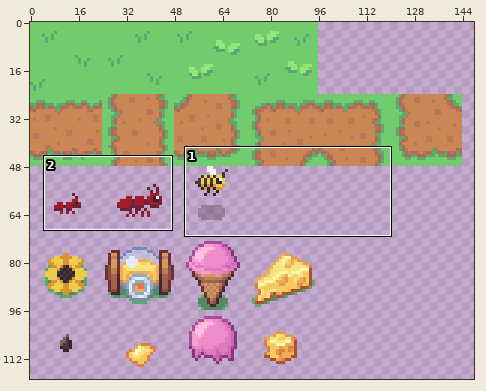
Two versions of one sprite sheet, assets/spritesheet.png. The picture above shows the old version from afar; the outline marks the close-up.
Close-up. Before the commit:
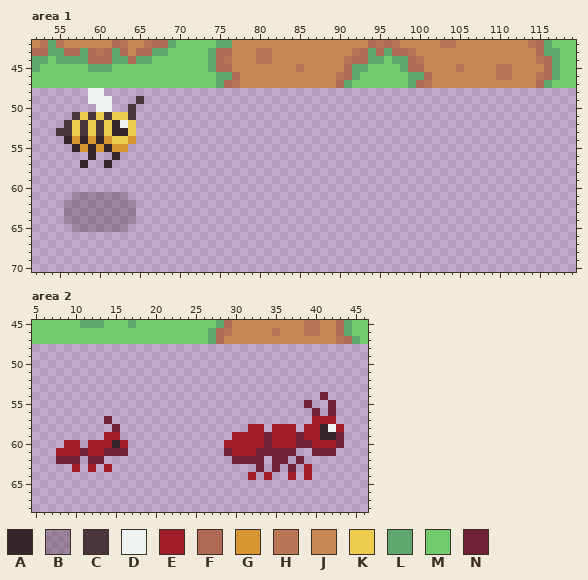
The file is 192x192 pixels. Shown: area 1: x 52..119, y 42..70; area 2: x 5..46, y 45..68. The wide view leaves out empty margins.
Palette (. is transparent): A #33252c  B #3a273149  C #4b353d  D #ecf3f2  E #a21d2a  F #af6955  G #d89534  H #bb7755  J #c88754  K #eecc4c  L #5fa66f  M #70cc6d  N #702137
Pixels before, area 1, first column x 52:
42 JHLHJJJJJJFHJJHFFLMMMMMLLJJJJJJJJJJJJJJJJJFHFHJJJJJHHJJJJJJJJJHFLMMM
43 FFLLFFLFHFLFJFFLLMMMMMLFFJJJHHJJJJJJJJJJHFLFLFFHJJJJJJJJJJJJJJJFLLMM
44 LLMLLLLFFFLLFLLMMMMMMMLFHJJJHHJJJJJJJJJHFFLLMLLFHJJJJJJJJJJJJJJHFLMM
45 LMMMMMMLLLMMMMMMMMMMMMLFFJJJJJJJJHJJJJJFLLMMMMLFFJJJJHJJJJHHJJJJFLMM
46 MMMMMMMMMMMMMMMMMMMMMMMLLFJJJJJJJJJJJJHFLMMMMMMLLFJJJJJJJJHHJJJHFLMM
47 MMMMMMMMMMMMMMMMMMMMMMMLFHJJJJJJJJJJJJFLMMMMMMMLFHJJJJJJJJJJJJJFLMMM
48 .......DD...........................................................
49 .......DDD...C......................................................
50 ........DD..C.......................................................
51 .....CKCKCKKC.......................................................
52 ....CKCKCKADK.......................................................
53 ...CCKCKCKAAK.......................................................
54 ....AGAGAGKKG.......................................................
55 .....AGAGAGG........................................................
56 .......A..A.........................................................
57 ......A..A..........................................................
58 ....................................................................
59 ....................................................................
60 ....................................................................
61 .....BBBBBBB........................................................
62 ....BBBBBBBBB.......................................................
63 ....BBBBBBBBB.......................................................
64 ....BBBBBBBBB.......................................................
65 .....BBBBBBB........................................................
Pixels before, area 2, first column x 5:
45 MMMMMMLLLMMMLMMMMMMMMMMLFJJJJJJJJJHHJJFLMM
46 MMMMMMMMMMMMMMMMMMMMMMLFHJJJJJHJJJHHJJFLMM
47 MMMMMMMMMMMMMMMMMMMMMMLFJJJJJJJJJJJJJJHFLM
48 ..........................................
49 ..........................................
50 ..........................................
51 ..........................................
52 ..........................................
53 ..........................................
54 ....................................N.....
55 ..................................N..N....
56 ...................................N.N....
57 .........N.........................EEE....
58 ..........N................EE.EEE.EEADE...
59 .........EE..............EEEENEEENEEAAN...
60 ....EE.EEEAE............EEEEENEEENNEEEN...
61 ...EEENEENNN............NEEENNNNN..NNN....
62 ...NNN.NN................NNNN.NN.N........
63 .....E.E.E..................N.N.N.E.......
64 ...........................E.E..E.E.......
Now the later version:
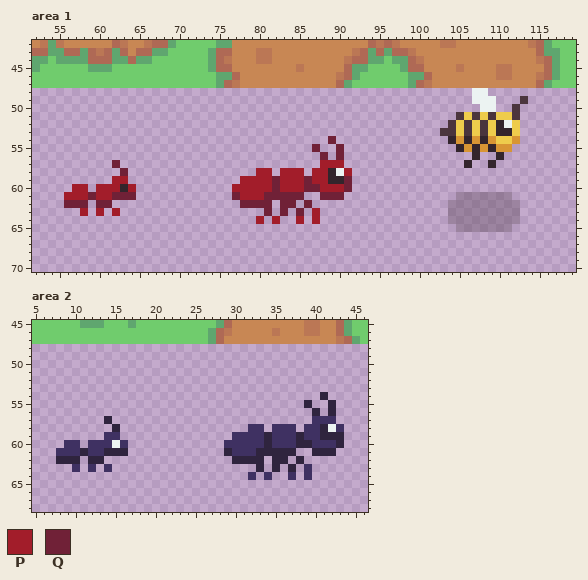
Colours new in this view: P #a21d2a  Q #702137
The edit:
colour E: #a21d2a -> #3f3162
colour N: #702137 -> #2f243e
Changed rows in their new state; - is a pixel that keeps its letter.
Area 1:
first column x 55:
48 ----..----------------------------------------------DD-----
49 ----...---.-----------------------------------------DDD---C
50 -----..--.-------------------------------------------DD--C-
51 --........----------------------------------------CKCKCKKC-
52 -.........---------------------------------------CKCKCKADK-
53 ..........--------------------------------------CCKCKCKAAK-
54 -.........------------------------Q--------------AGAGAGKKG-
55 --.......-----------------------Q--Q--------------AGAGAGG--
56 ----.--.-------------------------Q-Q----------------A--A---
57 ---.--.Q-------------------------PPP---------------A--A----
58 --------Q----------------PP-PPP-PPADP----------------------
59 -------PP--------------PPPPQPPPQPPAAQ----------------------
60 --PP-PPPAP------------PPPPPQPPPQQPPPQ----------------------
61 -PPPQPPQQQ------------QPPPQQQQQ--QQQ--------------BBBBBBB--
62 -QQQ.QQ...-------------QQQQ-QQ-Q-----------------BBBBBBBBB-
63 -..P.P.P..----------------Q-Q-Q-P----------------BBBBBBBBB-
64 -.........---------------P-P--P-P----------------BBBBBBBBB-
65 --.......-----------------------------------------BBBBBBB--
Area 2:
first column x 15:
58 --------------------------N-
59 --------------------------NN
60 D---------------------------
